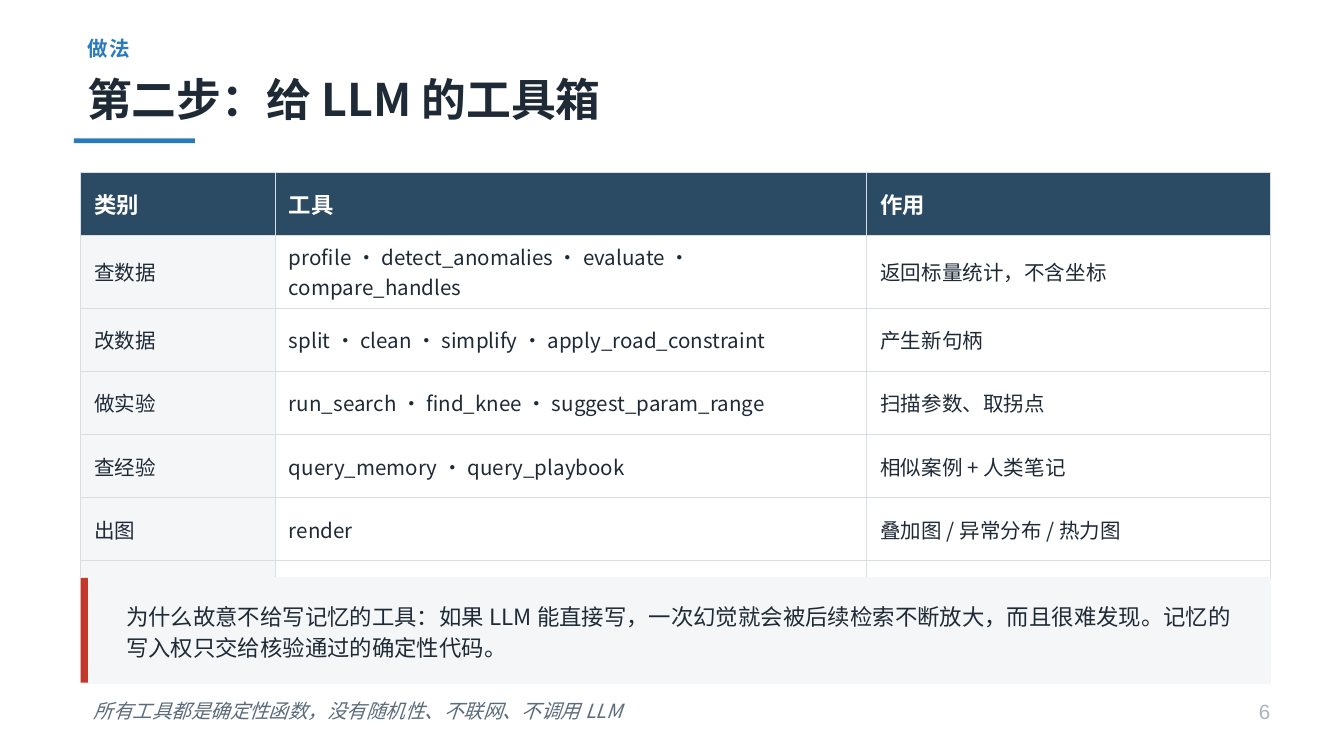
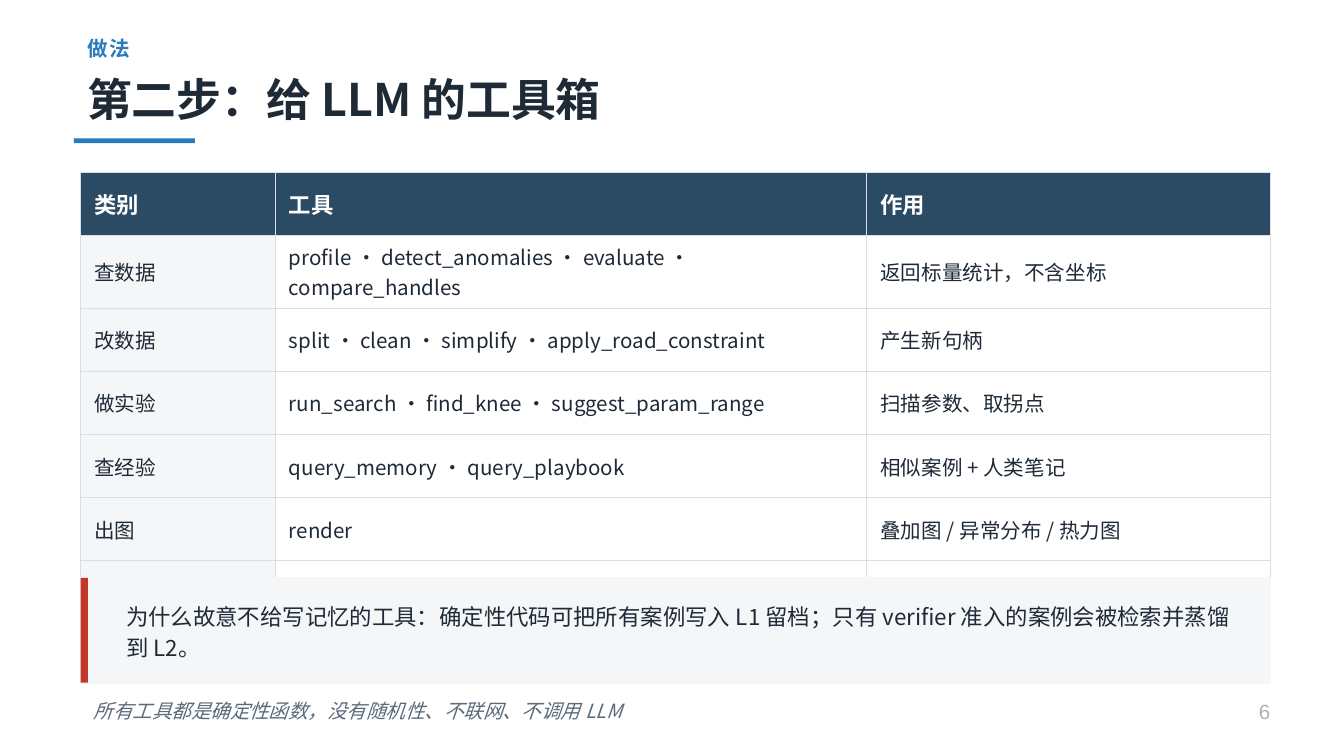
Before and after one commit to gubingren0409/Smart_Cities_and_Location_Services, a slide deck: slide 6 of 作业/基于LLM的轨迹数据清洗评估.pptx. Drawn at 1344x756 pixels with LibreOffice and Linux fonts; fonts in the diff are those of the drawing. Boxes give left, top, right and bottom in pixels: in the first picture for what was removed or moved away, otherwise in the second. Text is boxed around its words. In the diff, an @@ line names an element or a change of style, - is before the commit and + after.

```diff
--- a/作业/基于LLM的轨迹数据清洗评估.pptx
+++ b/作业/基于LLM的轨迹数据清洗评估.pptx
@@ text at box(126, 606, 1229, 658): text changed @@
-为什么故意不给写记忆的工具：如果 LLM 能直接写，一次幻觉就会被后续检索不断放大，而且很难发现。记忆的写入权只交给核验通过的确定性代码。
+为什么故意不给写记忆的工具：确定性代码可把所有案例写入 L1 留档；只有 verifier 准入的案例会被检索并蒸馏到 L2。
```
Also in this commit, not shown: 6 other slides changed, 1 slide added, 1 slide removed, 26 other files.
